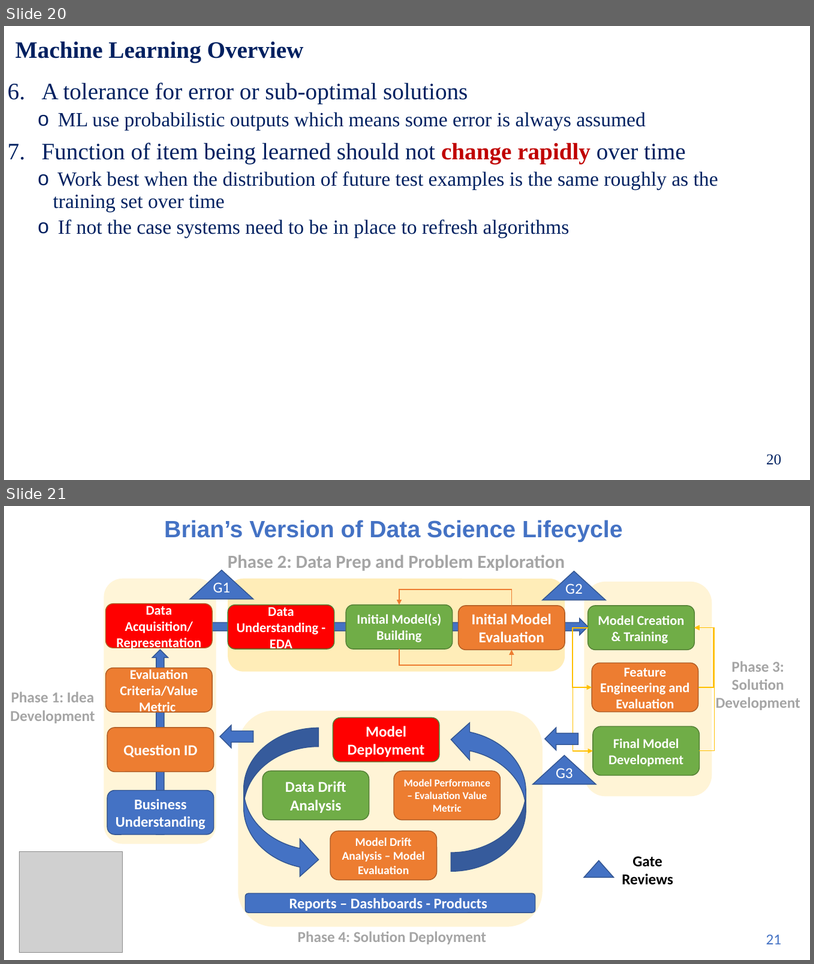
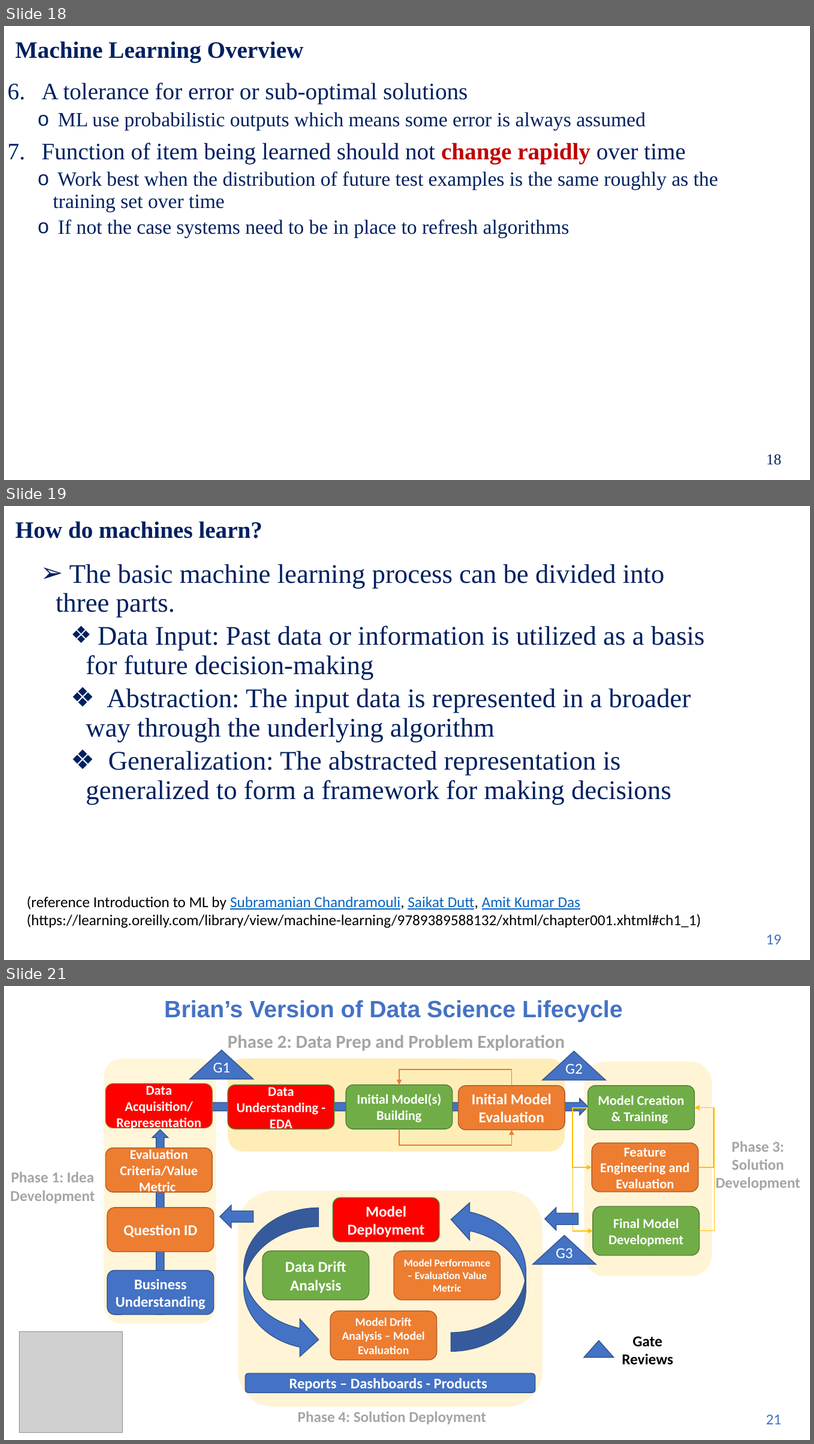
Before and after one commit to UVADS/DS-3001, a slide deck: 04_ML_Concepts_I_Foundations/machine_learning_bootcamp.pptx. Shown one above the other, each under a label of ours: slides 20 and 21 before the commit, slides 18, 19 and 21 after it; the slides between them are not shown. The pictures are 814x964 and 814x1444 pixels, drawn with LibreOffice and Linux fonts; fonts in the diff are those of the drawing; grey boxes stand for pictures. Boxes give left, top, right and bottom in pixels: in the first picture for what was removed or moved away, otherwise in the second. Text is boxed around its words. In the diff, an @@ line names an element or a change of style, - is before the commit and + after.

```diff
--- a/04_ML_Concepts_I_Foundations/machine_learning_bootcamp.pptx
+++ b/04_ML_Concepts_I_Foundations/machine_learning_bootcamp.pptx
@@ slide 19 added at (x1=4, y1=506, x2=810, y2=960), background #FFFFFF @@
@@ title added at (x1=15, y1=521, x2=263, y2=538), 28 pt, text #002060, bold @@
+How do machines learn?
@@ text added at (x1=56, y1=564, x2=705, y2=804), 32 pt, text #002060 @@
+➢ The basic machine learning process can be divided into three parts.
+  ❖ Data Input: Past data or information is utilized as a basis for future decision-making
+  ❖ Abstraction: The input data is represented in a broader way through the underlying algorithm
+  ❖ Generalization: The abstracted representation is generalized to form a framework for making decisions
@@ text added at (x1=27, y1=896, x2=701, y2=928), 18 pt, text #000000 @@
+(reference Introduction to ML by Subramanian Chandramouli, Saikat Dutt, Amit Kumar Das (https://learning.oreilly.com/library/view/machine-learning/9789389588132/xhtml/chapter001.xhtml#ch1_1)
@@ page number added at (x1=767, y1=934, x2=782, y2=944), 18 pt, text #4472C4 @@
+19
@@ what was slide 20 is now slide 18 @@
@@ page number at (x1=767, y1=454, x2=782, y2=465): text changed @@
-20
+18
```
Also in this commit, not shown: 6 slides changed, 1 other slide added, 1 slide removed, 3 other files.
